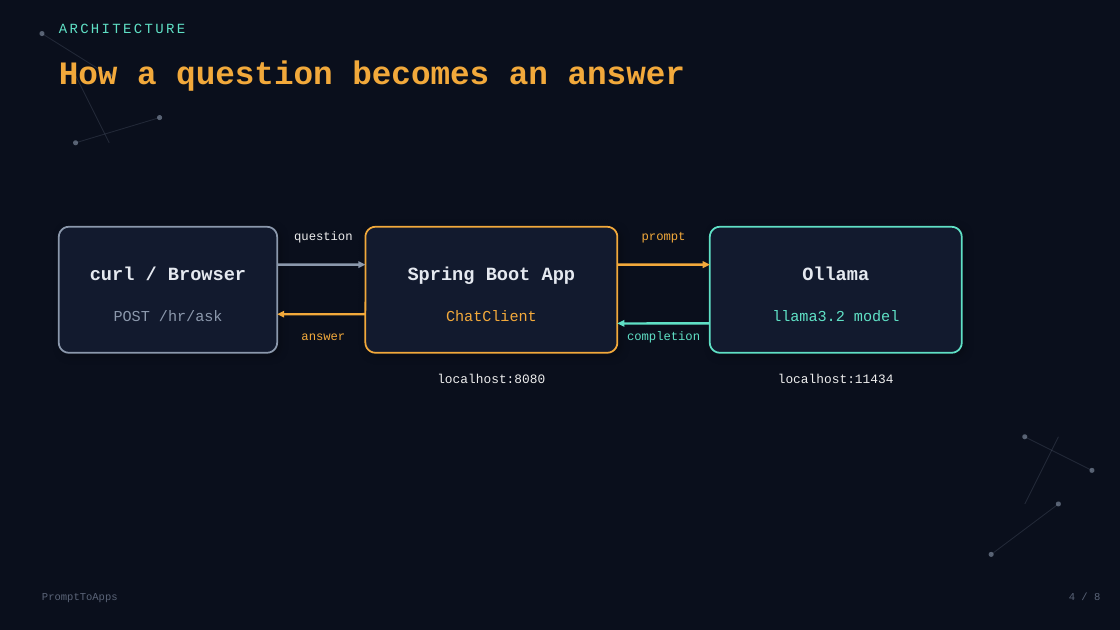
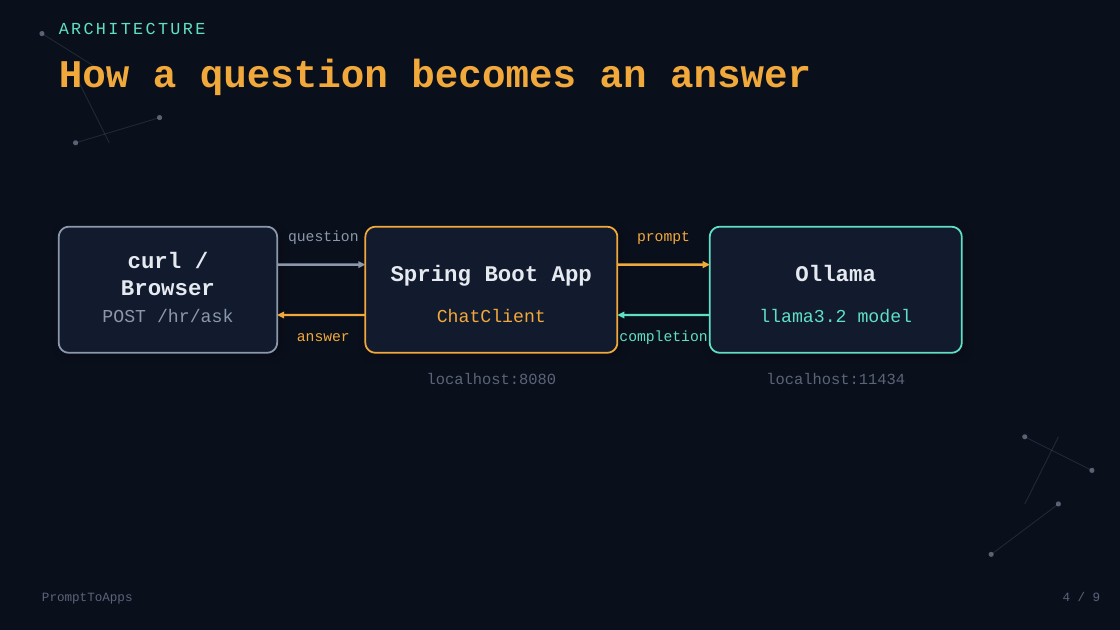
Before and after one commit to balajich/spring-ai-with-llama, a slide deck: slide 4 of slides/01-hello-spring-ai.pptx (slide 3 before the commit). Drawn at 1120x630 pixels with LibreOffice and Linux fonts; fonts in the diff are those of the drawing. Boxes give left, top, right and bottom in pixels: in the first picture for what was removed or moved away, otherwise in the second. Text is boxed around its words. In the diff, an @@ line names an element or a change of style, - is before the commit and + after.

```diff
--- a/slides/01-hello-spring-ai.pptx
+++ b/slides/01-hello-spring-ai.pptx
@@ text "ARCHITECTURE" at (59,22,206,34): size 12 to 14.4 pt @@
@@ text "How a question becomes an ..." at (59,58,811,95): size 28 to 33.6 pt @@
@@ text "question" at (288,230,359,244): size 10.5 to 12.6 pt, text colour #EEEEEE to #8B98AC @@
@@ size 16 to 19.2 pt in 3 elements at (121,252,215,296), (391,265,592,286), (795,265,876,281) @@
@@ size 13 to 15.6 pt in 3 elements at (102,309,233,322), (437,309,546,322), (759,309,913,322) @@
@@ size 10.5 to 12.6 pt in 3 elements at (297,333,350,341), (637,231,690,244), (619,331,707,344) @@
@@ arrow moved from (710, 323) - (618, 323) to (618, 315) - (710, 315) @@
@@ arrow (618, 315) - (710, 315): arrowheads changed @@
@@ text "localhost:8080" at (427,373,556,384): size 11 to 13.2 pt, text colour #EEEEEE to #5B6478 @@
@@ text "localhost:11434" at (766,373,905,384): size 11 to 13.2 pt, text colour #EEEEEE to #5B6478 @@
@@ text "PromptToApps" at (42,593,133,604): size 9 to 10.8 pt @@
@@ text at (1063,593,1101,601): text changed; size 9 to 10.8 pt @@
-4 / 8
+4 / 9
```
Also in this commit, not shown: 7 other slides changed, 1 slide added, 4 other files.
